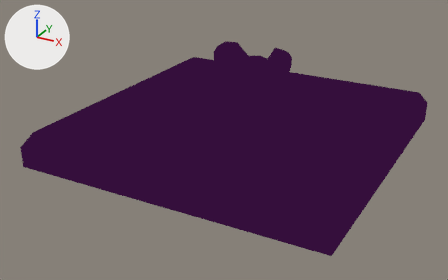
An edit to the Blender file assets/levels.blend, drawn before and after from the same camera.
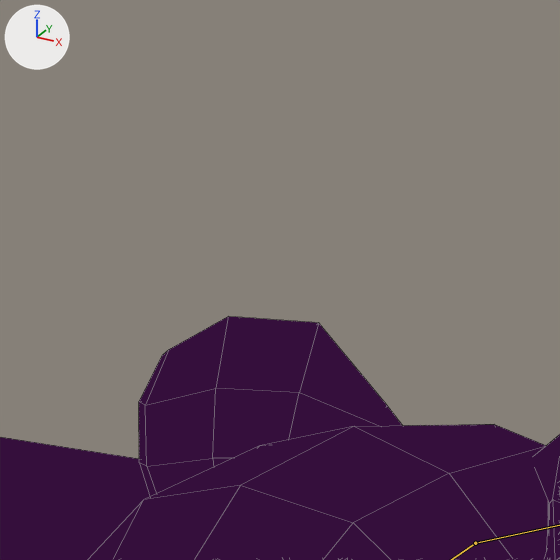
Old and new are each drawn whole from a 50 mm camera at (0.875, -1.714, 0.743) aimed at (-0.015, -0.096, -0.066) and again close up on the part from 44% to 60% of the width and 0% to 26% of the height. The axes (+X, +Y, +Z) are drawn at upper left. The lights are the same throughout. Both versions are drawn at frame 0 of the action 'anim-rat-run-cycle'; the numbers are the values there. The bones that bend it are drawn over the model as lines in the close-ups. The close-ups show mesh edges as thin lines.

Names of what the first close-up shows: 'rat', 'tile'.
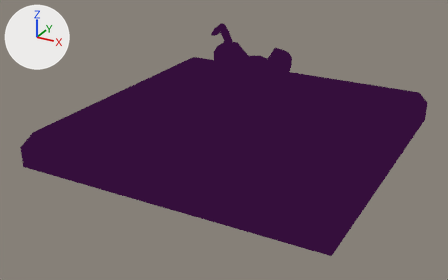
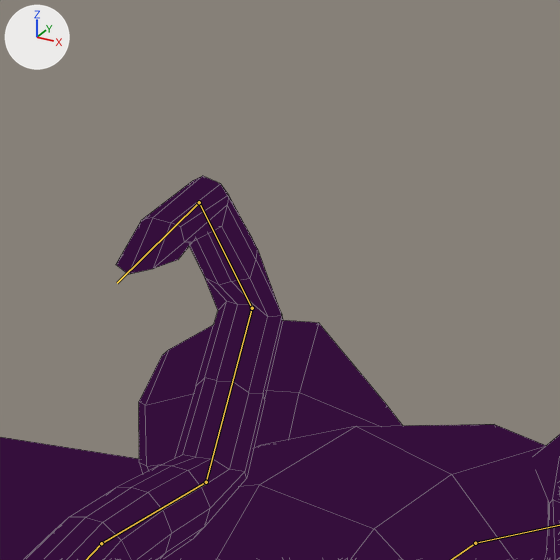
Scene script edits in JSON lines:
```json
{"block": "bone_bone_004", "where": "bone_bone_004 = bpy.data.objects['posed-rat'].pose.bones['Bone.004']  # child of 'Bone'"}
{"op": "set", "path": "bone_bone_004.rotation_quaternion", "old": "(0.992, 0.117, 0.051, 0.021)", "new": "(0.994, 0.108, 0.0, 0.0)", "note": "degrees (14, 5, 3) -> degrees (12, 0, 0)"}
{"block": "bone_bone_005", "where": "bone_bone_005 = bpy.data.objects['posed-rat'].pose.bones['Bone.005']  # child of 'Bone.004'"}
{"op": "set", "path": "bone_bone_005.rotation_quaternion", "old": "(0.978, -0.185, 0.075, -0.051)", "new": "(0.979, -0.203, 0.003, 0.0)", "note": "degrees (-22, 7, -7) -> degrees (-23, 0, 0)"}
{"block": "bone_bone_006", "where": "bone_bone_006 = bpy.data.objects['posed-rat'].pose.bones['Bone.006']  # child of 'Bone.005'"}
{"op": "set", "path": "bone_bone_006.rotation_quaternion", "old": "(0.917, -0.386, 0.097, -0.02)", "new": "(0.915, -0.403, 0.002, 0.001)", "note": "degrees (-46, 9, -6) -> degrees (-48, 0, 0)"}
{"block": "bone_bone_007", "where": "bone_bone_007 = bpy.data.objects['posed-rat'].pose.bones['Bone.007']  # child of 'Bone.006'"}
{"op": "set", "path": "bone_bone_007.rotation_quaternion", "old": "(0.869, -0.486, 0.083, 0.051)", "new": "(0.869, -0.495, 0.001, 0.002)", "note": "degrees (-58, 11, 0) -> degrees (-59, 0, 0)"}
{"block": "bone_bone_008", "where": "bone_bone_008 = bpy.data.objects['posed-rat'].pose.bones['Bone.008']  # child of 'Bone.007'"}
{"op": "set", "path": "bone_bone_008.rotation_quaternion", "old": "(0.904, -0.418, 0.013, 0.089)", "new": "(0.912, -0.411, 0.0, 0.001)", "note": "degrees (-49, 6, 9) -> degrees (-49, 0, 0)"}
{"block": "bone_bone_009", "where": "bone_bone_009 = bpy.data.objects['posed-rat'].pose.bones['Bone.009']  # child of 'Bone.008'"}
{"op": "set", "path": "bone_bone_009.rotation_quaternion", "old": "(0.991, -0.12, -0.031, 0.049)", "new": "(0.994, -0.109, -0.001, 0.0)", "note": "degrees (-14, -3, 6) -> degrees (-13, 0, 0)"}
{"block": "bone_bone_010", "where": "bone_bone_010 = bpy.data.objects['posed-rat'].pose.bones['Bone.010']  # child of 'Bone.009'"}
{"op": "set", "path": "bone_bone_010.rotation_quaternion", "old": "(0.861, 0.146, -0.374, 0.311)", "new": "(0.889, 0.458, -0.001, 0.0)", "note": "degrees (2, -47, 39) -> degrees (55, 0, 0)"}
{"block": "bone_bone_011", "where": "bone_bone_011 = bpy.data.objects['posed-rat'].pose.bones['Bone.011']  # child of 'Bone.010'"}
{"op": "set", "path": "bone_bone_011.rotation_quaternion", "old": "(0.878, 0.106, 0.348, 0.311)", "new": "(0.806, 0.591, -0.001, 0.0)", "note": "degrees (29, 33, 48) -> degrees (73, 0, 0)"}
{"block": "bone_bone_012", "where": "bone_bone_012 = bpy.data.objects['posed-rat'].pose.bones['Bone.012']  # child of 'Bone.011'"}
{"op": "set", "path": "bone_bone_012.rotation_quaternion", "old": "(-0.141, 0.302, -0.922, -0.198)", "new": "(0.837, 0.548, 0.0, 0.001)", "note": "degrees (-18, 158, 33) -> degrees (66, 0, 0)"}
```

Location of each change, (x1, y1, x2, y2) in pixels of the close-ups (560 x 560 px):
```json
{"object": "rat", "change": "posed", "before": [88, 316, 560, 560], "after": [23, 176, 560, 560]}
```
